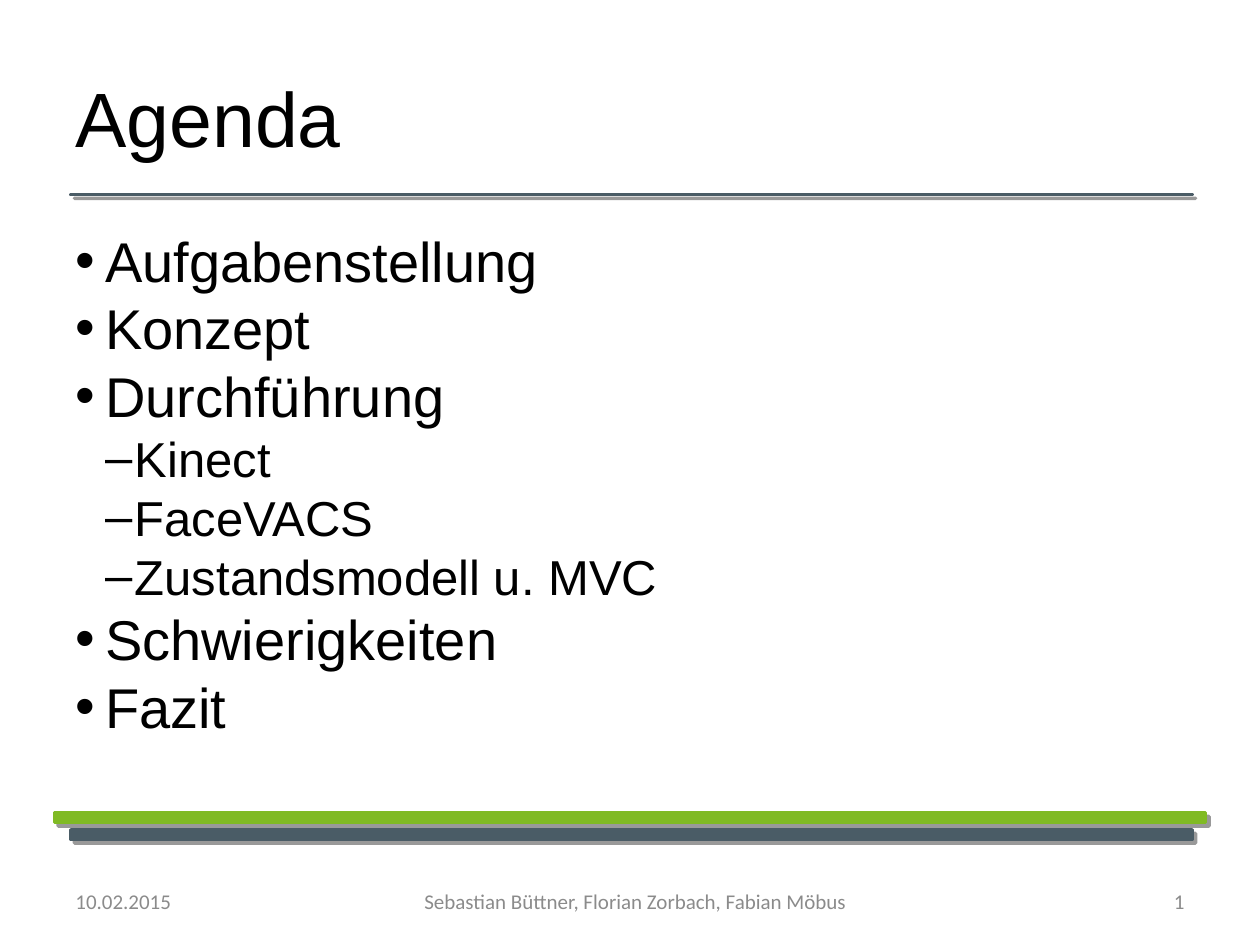
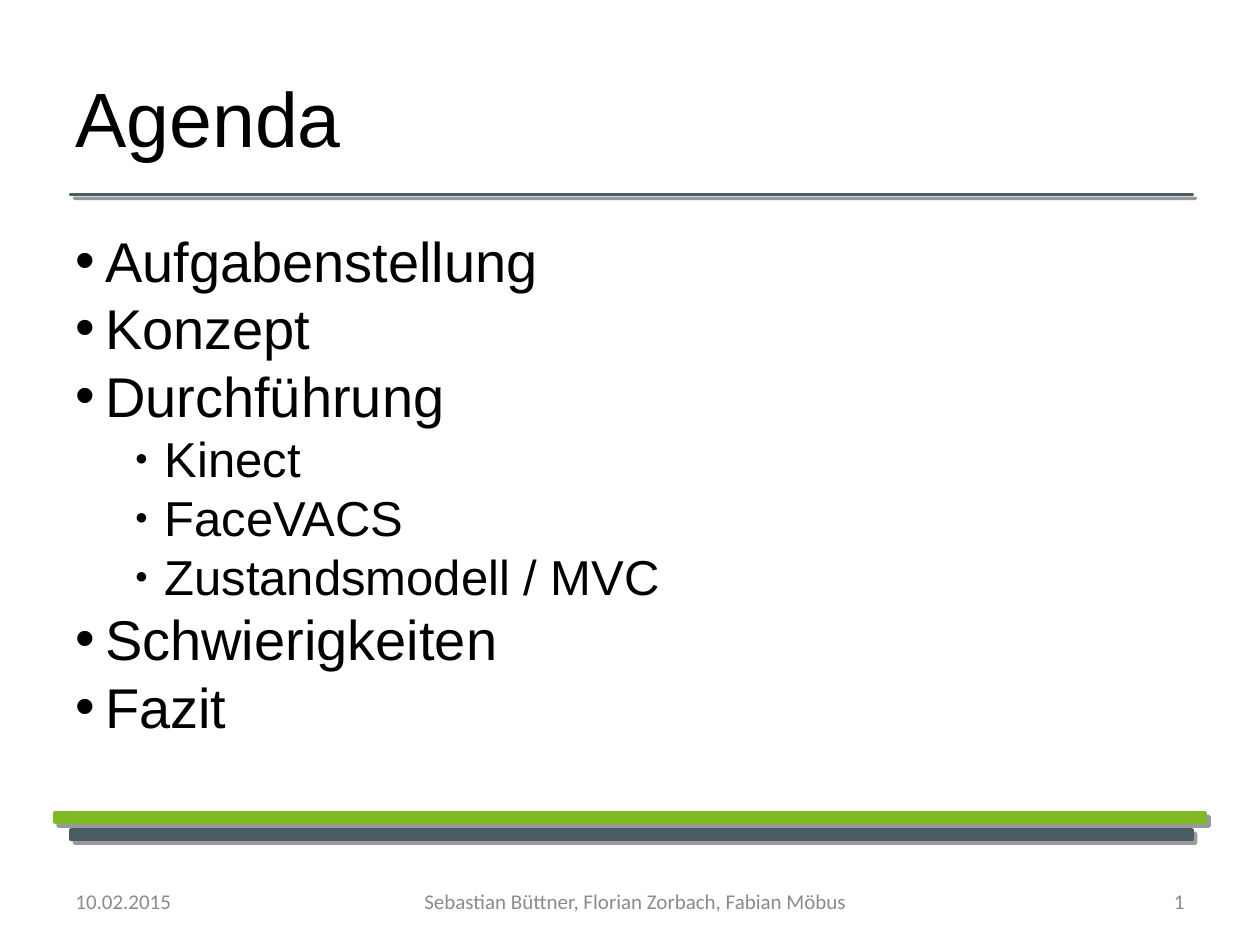
Before and after one commit to YoloSoftDE/YoloTrack, a slide deck: slide 2 of Documentation/Biometrie_praesentation.odp. Drawn at 1260x945 pixels with LibreOffice and Linux fonts; fonts in the diff are those of the drawing; background and template pictures are left out. Boxes give left, top, right and bottom in pixels: in the first picture for what was removed or moved away, otherwise in the second. Text is boxed around its words. In the diff, an @@ line names an element or a change of style, - is before the commit and + after.

```diff
--- a/Documentation/Biometrie_praesentation.odp
+++ b/Documentation/Biometrie_praesentation.odp
@@ text at (165,441,403,537): bullet – to ●; list level 2 to 3 in "Kinect"; list level 2 to 3 in "FaceVACS" @@
@@ text at (165,559,660,596): text changed @@
-  – Zustandsmodell u. MVC
+    ● Zustandsmodell / MVC
```
Also in this commit, not shown: 12 other slides changed, 3 slides added.
